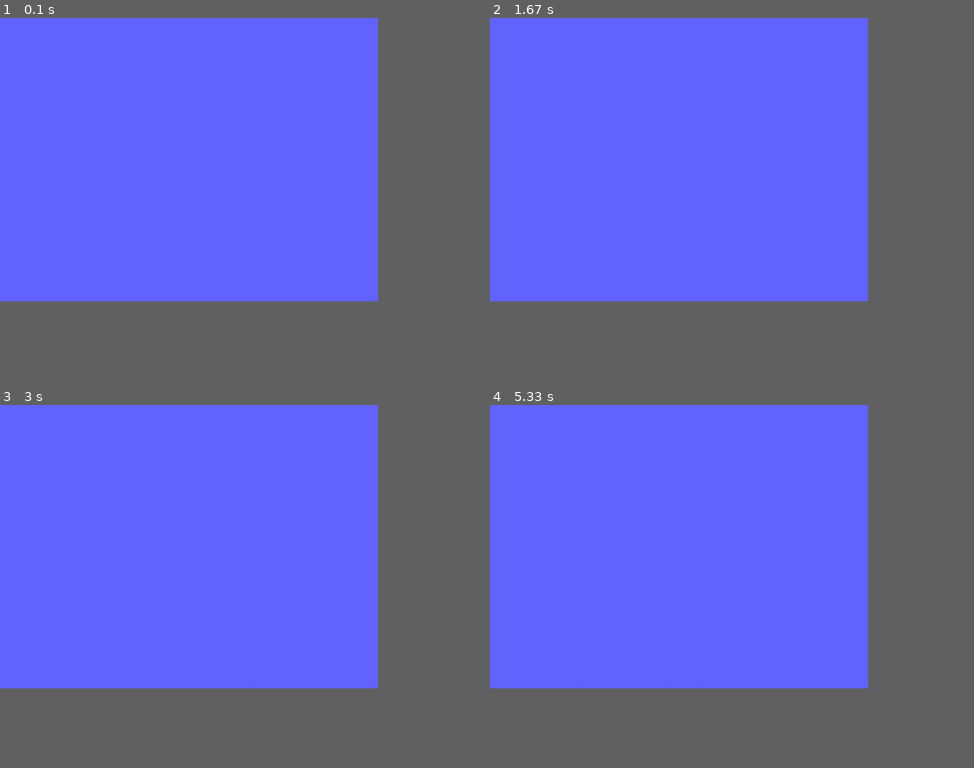
Above: before the commit, frames 1-4 (two rows, left to right).
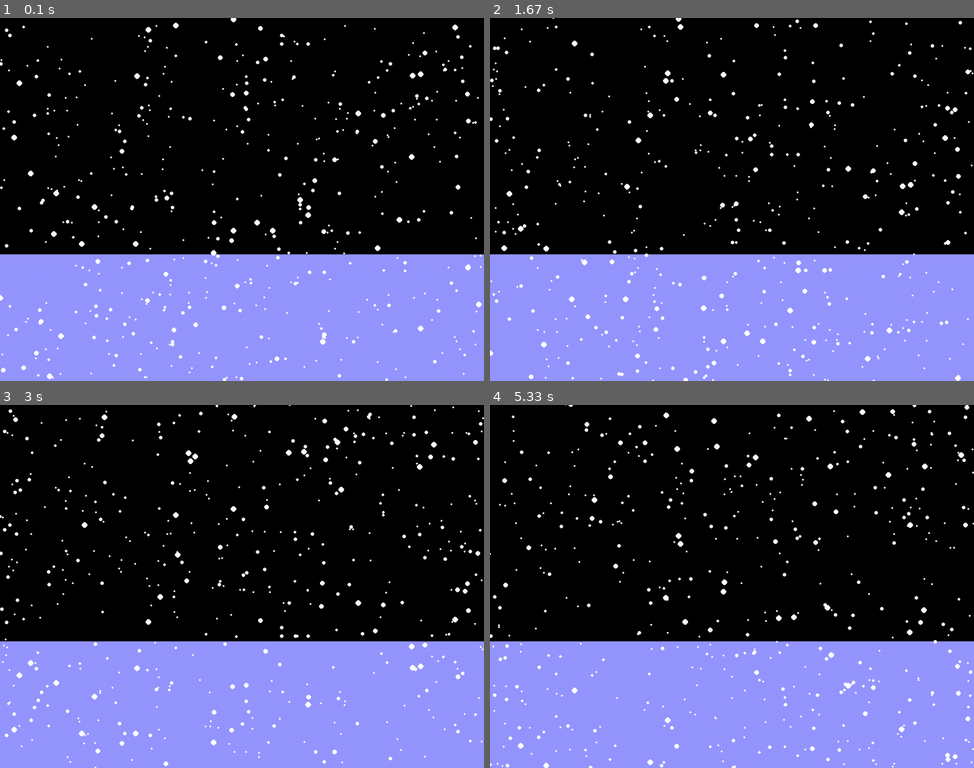
Above: after the commit, the same moments.

Repository: OliviaY1/Programming_Exercises_2021-22
Game: pygame game, started from snowscape.py
Two runs of this game, one before a commit and one after it. Both use one fixed random seed, a clock stepped at 60 frames per second and the inputs below.
Inputs:
- Up to frame 1 (0.1 s): no input
- Up to frame 2 (1.67 s): no input
- Up to frame 3 (3 s): no input
- Up to frame 4 (5.33 s): no input
In our replay, the window is 703x527 before the commit and 900x675 after it. These sizes can differ from the game's own. Grey fills any space a smaller window leaves; there, only what the larger window draws over its background counts as a difference.

The runs differ from the first frame. In frame 1, 86% of the frame differs, in the area x 0-100%, y 0-100%; in frame 2, 86%; in frame 3, 86%; in frame 4, 86%.

Commit message:
Update all the current work on Nov 25

Diff:
--- a/collecting_blocks.py
+++ b/collecting_blocks.py
@@ -1,23 +1,76 @@
-# Pygame Boilerplate
+# Collecting Blocks Example
 # Author: Ubial
-# 2021 Version
 
 
+import random
 import pygame
 
 pygame.init()
 
-WHITE = (255, 255, 255)
-BLACK = (  0,   0,   0)
-RED   = (255,   0,   0)
-GREEN = (  0, 255,   0)
-BLUE  = (  0,   0, 255)
-BGCOLOUR = (100, 100, 255)
+WHITE =     (255, 255, 255)
+BLACK =     (  0,   0,   0)
+RED   =     (255,   0,   0)
+GREEN =     (  0, 255,   0)
+BLUE  =     (  0,   0, 255)
+ETON_BLUE = (135, 187, 162)
+RAD_RED =   (255,  56, 100)
+BLK_CHOCOLATE = (25, 17, 2)
+
+BGCOLOUR =  WHITE
 
 SCREEN_WIDTH  = 800
 SCREEN_HEIGHT = 600
 SCREEN_SIZE   = (SCREEN_WIDTH, SCREEN_HEIGHT)
-WINDOW_TITLE  = "<<Your Title Here>>"
+WINDOW_TITLE  = "Collecing Blocks"
+
+
+class Player(pygame.sprite.Sprite):
+    """Describes a player object
+    A subclass of pygame.sprite.Sprite
+
+    Attributes:
+        image: Surface that is the visual
+            representation of our Block
+        rect: numerical representation of
+            our Block [x, y, width, height]
+    """
+    def __init__(self) -> None:
+        # Call the superclass constructor
+        super().__init__()
+
+        # Create the image of the block
+        self.image = pygame.image.load("./images/smb_smallmario.png")
+
+        # Based on the image, create a Rect for the block
+        self.rect = self.image.get_rect()
+
+
+class Block(pygame.sprite.Sprite):
+    """Describes a block object
+    A subclass of pygame.sprite.Sprite
+
+    Attributes:
+        image: Surface that is the visual
+            representation of our Block
+        rect: numerical representation of
+            our Block [x, y, width, height]
+    """
+    def __init__(self, colour: tuple, width: int, height: int) -> None:
+        """
+        Arguments:
+        :param colour: 3-tuple (r, g, b)
+        :param width: width in pixels
+        :param height: height in pixels
+        """
+        # Call the superclass constructor
+        super().__init__()
+
+        # Create the image of the block
+        self.image = pygame.Surface([width, height])
+        self.image.fill(colour)
+
+        # Based on the image, create a Rect for the block
+        self.rect = self.image.get_rect()
 
 def main() -> None:
     """Driver of the Python script"""
@@ -28,8 +81,37 @@
     # Create some local variables that describe the environment
     done = False
     clock = pygame.time.Clock()
+    num_blocks = 100
+    score = 0
+
+    pygame.mouse.set_visible(False)
+
+    # Create groups to hold Sprites
+    all_sprites = pygame.sprite.Group()
+    block_sprites = pygame.sprite.Group()
+
+    # Create all the block sprites and add to block_sprites
+    for i in range(num_blocks):
+        # Create a block (set its parameters)
+        block = Block(BLACK, 20, 15)
+
+        # Set a random location for the block inside the screen
+        block.rect.x = random.randrange(SCREEN_WIDTH - block.rect.width)
+        block.rect.y = random.randrange(SCREEN_HEIGHT - block.rect.height)
+
+        # Add the block to the block_sprites Group
+        # Add the block to the all_sprites Group
+        block_sprites.add(block)
+        all_sprites.add(block)
+
     # Create the Player block
-    player = Block()
+    player = Player()
+    # Add the Player to all_sprites group
+    all_sprites.add(player)
+
+    pygame.mouse.set_visible(False)
+
+
     # ----------- MAIN LOOP
     while not done:
         # ----------- EVENT LISTENER
@@ -39,10 +121,21 @@
 
         # ----------- CHANGE ENVIRONMENT
         # Process player movement based on mouse pos
+
         mouse_pos = pygame.mouse.get_pos()
-        player.rect = mouse_pos
+        player.rect.x, player.rect.y = mouse_pos
+
+        # Check all collisions between player and the blocks
+        blocks_collided = pygame.sprite.spritecollide(player, block_sprites, True)
+
+        for block in blocks_collided:
+            score += 1
+            print(f"Score: {score}")
         # ----------- DRAW THE ENVIRONMENT
         screen.fill(BGCOLOUR)      # fill with bgcolor
+
+        # Draw all sprites
+        all_sprites.draw(screen)
 
         # Update the screen
         pygame.display.flip()
--- a/snowscape.py
+++ b/snowscape.py
@@ -1,8 +1,8 @@
-# Pygame SNOWSCAPE
-# Author: OY
-# 2021 Version
+# Relaxing Snowscape
+# Author: Ubial
+
+
 import random
-
 import pygame
 
 pygame.init()
@@ -12,26 +12,44 @@
 RED   = (255,   0,   0)
 GREEN = (  0, 255,   0)
 BLUE  = (  0,   0, 255)
-BGCOLOUR = (100, 100, 255)
+BGCOLOUR = BLACK
 
-SCREEN_WIDTH  = 800
-SCREEN_HEIGHT = 600
+SCREEN_WIDTH  = 1024
+SCREEN_HEIGHT = 768
 SCREEN_SIZE   = (SCREEN_WIDTH, SCREEN_HEIGHT)
-WINDOW_TITLE  = "OY's Snowscape"
+WINDOW_TITLE  = "Relaxing Snowscape"
 
-class Snow:
+
+class Snowflake:
+    """Snowflake on the screen
+
+    Attributes:
+        size: radius of snowflake in px
+        coords: {x: int, y:int}
+        y_vel: falling velocity in px/sec
+        colour: (r, g, b)
+    """
     def __init__(self):
-        self.radius = 5
-        speed = random.randint(1,5)
-        self.fall_speed = speed
-        x = random.randint(1, 800)
-        self.x = x
-        self.y = SCREEN_HEIGHT
-    def update(self)->None:
-        self.y += self.fall_speed
-        if self.y > self.radius + SCREEN_HEIGHT:
-            return None
+        self.size = 2
+        # randomly place the snow on the screen
+        self.coords = [
+            random.randrange(0, SCREEN_WIDTH),
+            random.randrange(0, SCREEN_HEIGHT)
+        ]
+        self.y_vel = 4
+        self.colour = WHITE
 
+    def update(self):
+        """Update the location of the snow"""
+        # Changes the y portion of the coords
+        self.coords[1] += self.y_vel
+
+        # Reset position of snowflake if it reaches bottom
+        if self.coords[1] > SCREEN_HEIGHT:
+            self.coords = [
+                random.randrange(0, SCREEN_WIDTH),
+                random.randrange(-25, 0)
+            ]
 
 
 def main() -> None:
@@ -43,21 +61,24 @@
     # Create some local variables that describe the environment
     done = False
     clock = pygame.time.Clock()
-    num_snowflakes = 230
+    num_snowflakes = 250
     snowflakes = []
-    for i in range(num_snowflakes - 150):
-        close_snowflake = Snow()
+    # Create snowflakes in foreground
+    for i in range(num_snowflakes-150):
+        close_snowflake = Snowflake()
         close_snowflake.size = random.choice([4, 5, 6])
         close_snowflake.y_vel = random.choice([1, 2])
         snowflakes.append(close_snowflake)
-    for i in range(num_snowflakes - 100):
-        close_snowflake = Snow()
+    for i in range(num_snowflakes-100):
+        close_snowflake = Snowflake()
         close_snowflake.size = random.choice([3, 4])
         close_snowflake.y_vel = random.choice([2, 3])
         snowflakes.append(close_snowflake)
-        # Create snowflakes in background
+    # Create snowflakes in background
     for i in range(num_snowflakes):
-        snowflakes.append(Snow())
+        snowflakes.append(Snowflake())
+
+
     # ----------- MAIN LOOP
     while not done:
         # ----------- EVENT LISTENER
@@ -68,13 +89,16 @@
         # ----------- CHANGE ENVIRONMENT
         for snow in snowflakes:
             snow.update()
+
         # ----------- DRAW THE ENVIRONMENT
         screen.fill(BGCOLOUR)      # fill with bgcolor
-        # Draw the snow
 
+        pygame.draw.rect(screen, (150, 150, 255), [0, 500, SCREEN_WIDTH, 300])
 
+        # draw the snowflakes
         for snow in snowflakes:
-            pygame.draw.circle(screen, WHITE, (snow.x, snow.y), snow.radius)
+            pygame.draw.circle(screen, snow.colour, snow.coords, snow.size)
+
         # Update the screen
         pygame.display.flip()
 
